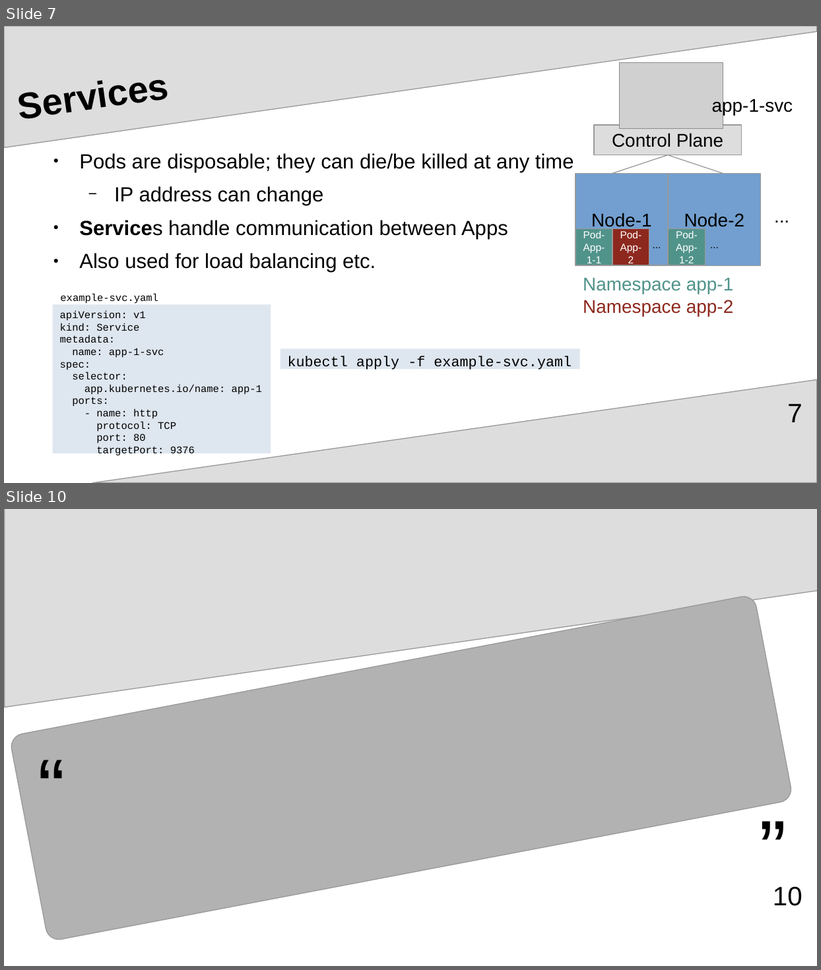
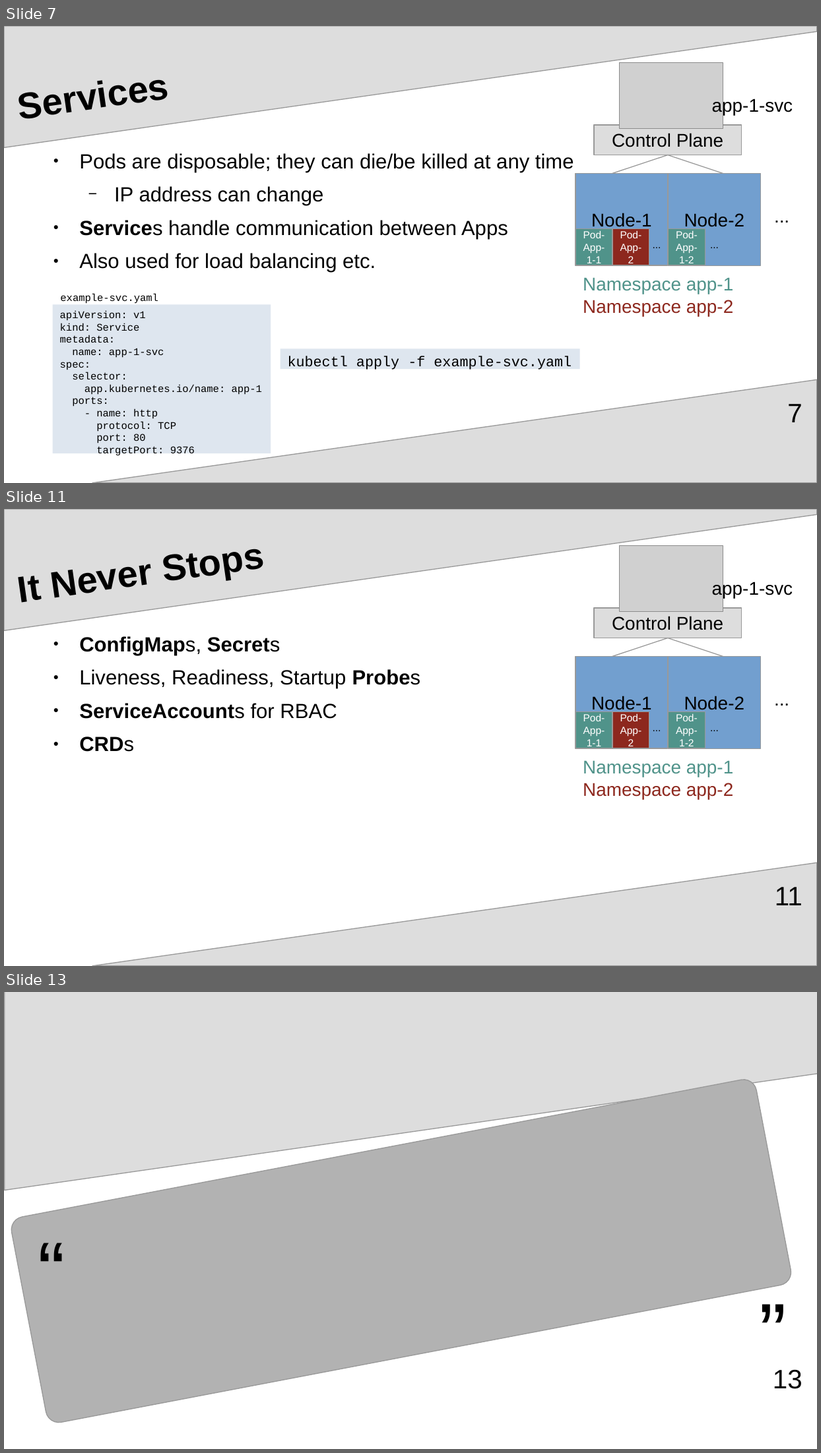
Before and after one commit to upart/cabinops, a slide deck: documentation/Introduction.odp. Shown one above the other, each under a label of ours: slides 7 and 10 before the commit, slides 7, 11 and 13 after it; the slides between them are not shown. The pictures are 821x970 and 821x1453 pixels, drawn with LibreOffice and Linux fonts; fonts in the diff are those of the drawing; grey boxes stand for pictures. Boxes give left, top, right and bottom in pixels: in the first picture for what was removed or moved away, otherwise in the second. Text is boxed around its words. In the diff, an @@ line names an element or a change of style, - is before the commit and + after.

```diff
--- a/documentation/Introduction.odp
+++ b/documentation/Introduction.odp
@@ slide 11 added at <box>4,509,817,966</box>, background #FFFFFF; not listed: 2 template elements that a slide beside it also shows @@
@@ picture added at <box>619,546,723,611</box> @@
@@ title added at <box>20,576,42,603</box>, 36 pt, text #000000, bold @@
+It Never Stops
@@ text added at <box>712,580,793,598</box>, 18 pt, text #000000 @@
+app-1-svc
@@ rectangle added at <box>594,608,742,638</box>, fill #DDDDDD, outline #999999 0.85 pt, 18 pt, text #000000 @@
+Control Plane
@@ text added at <box>79,636,421,752</box>, 20 pt, text #000000 @@
+● ConfigMaps, Secrets
+● Liveness, Readiness, Startup Probes
+● ServiceAccounts for RBAC
+● CRDs
@@ line added from (613, 657) to (668, 638), #999999 0.85 pt @@
@@ line added from (668, 638) to (723, 657), #999999 0.85 pt @@
@@ rectangle added at <box>576,657,668,749</box>, fill #729FCF, outline #999999 0.85 pt, 18 pt, text #000000 @@
+Node-1
@@ rectangle added at <box>669,657,761,749</box>, fill #729FCF, outline #999999 0.85 pt, 18 pt, text #000000 @@
+Node-2
@@ text added at <box>767,684,797,712</box>, 18 pt, text #000000 @@
+...
@@ rectangle added at <box>576,712,613,749</box>, fill #50938A, outline #999999 0.85 pt, 10 pt, text #FFFFFF @@
+Pod-App-1-1
@@ rectangle added at <box>613,712,649,749</box>, fill #8D281E, outline #999999 0.85 pt, 10 pt, text #FFFFFF @@
+Pod-
+App-
+2
@@ text added at <box>646,718,668,736</box>, 10 pt, text #000000 @@
+...
@@ rectangle added at <box>669,712,706,749</box>, fill #50938A, outline #999999 0.85 pt, 10 pt, text #FFFFFF @@
+Pod-
+App-
+1-2
@@ text added at <box>704,718,726,736</box>, 10 pt, text #000000 @@
+...
@@ text added at <box>583,761,733,777</box>, 18 pt, text #50938A @@
+Namespace app-1
@@ text added at <box>583,783,733,799</box>, 18 pt, text #8D281E @@
+Namespace app-2
@@ page number added at <box>775,887,803,906</box>, 26 pt, text #000000 @@
+11
@@ what was slide 10 is now slide 13 @@
@@ page number at <box>773,1370,803,1389</box>: text changed @@
-10
+13
```
Also in this commit, not shown: 3 other slides added, 1 slide removed.
